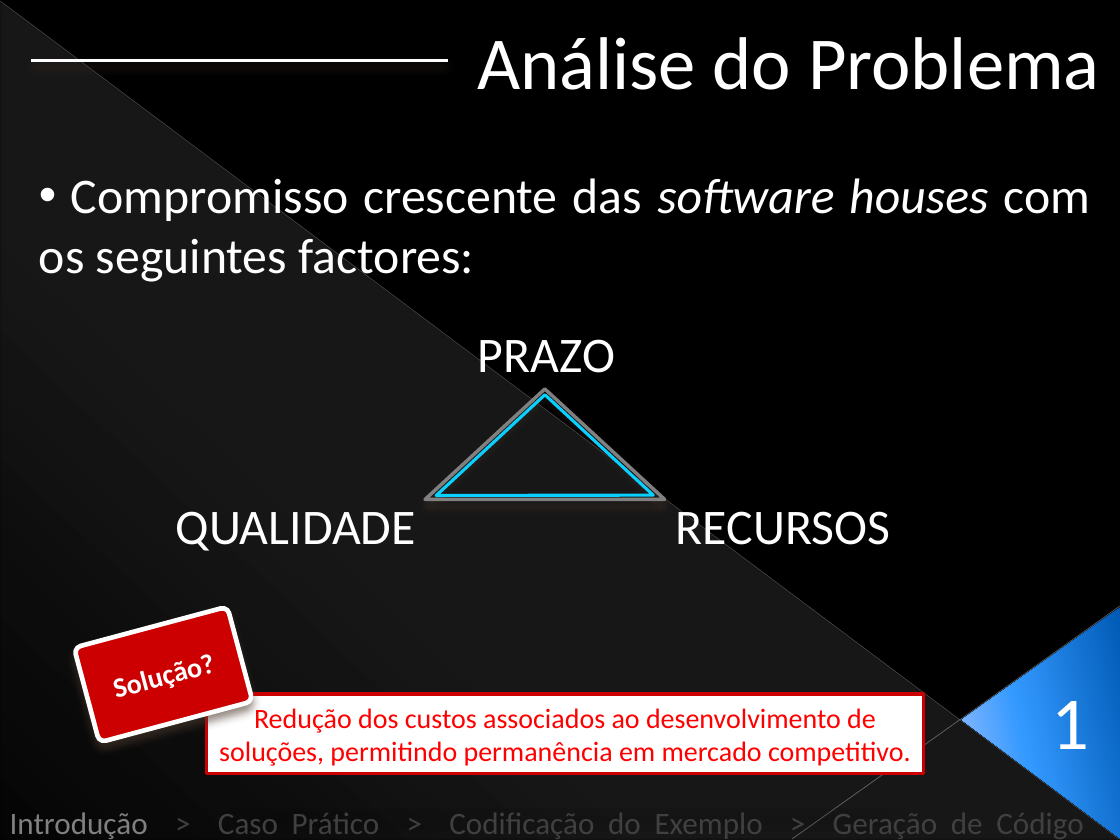
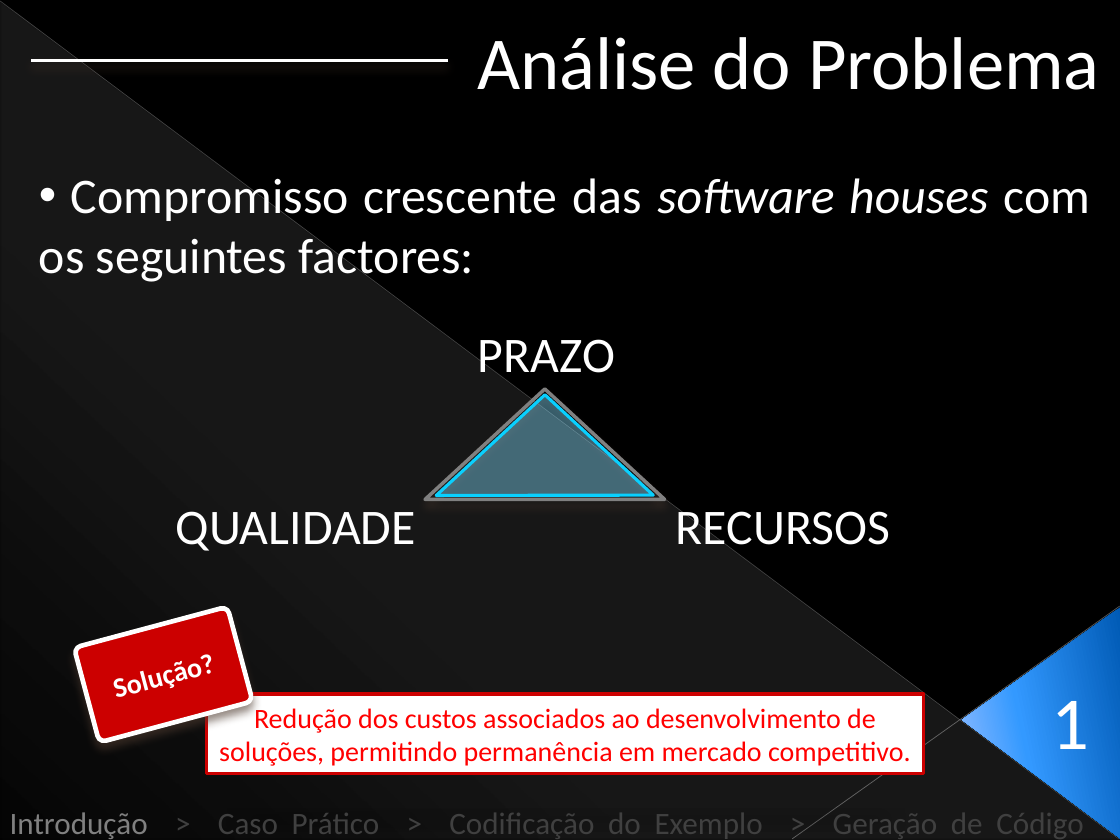
Before and after one commit to Netivski/projectoseminario, a slide deck: slide 5 of Apresentação Final/Presentation Sketch.pptx. Drawn at 1120x840 pixels with LibreOffice and Linux fonts; fonts in the diff are those of the drawing. Boxes give left, top, right and bottom in pixels: in the first picture for what was removed or moved away, otherwise in the second. Text is boxed around its words. In the diff, an @@ line names an element or a change of style, - is before the commit and + after.

```diff
--- a/Apresentação Final/Presentation Sketch.pptx
+++ b/Apresentação Final/Presentation Sketch.pptx
@@ freeform shape at (436,394,653,495): fill none to #84DFFF at 41% opacity @@
```
Also in this commit, not shown: 7 other slides changed.
